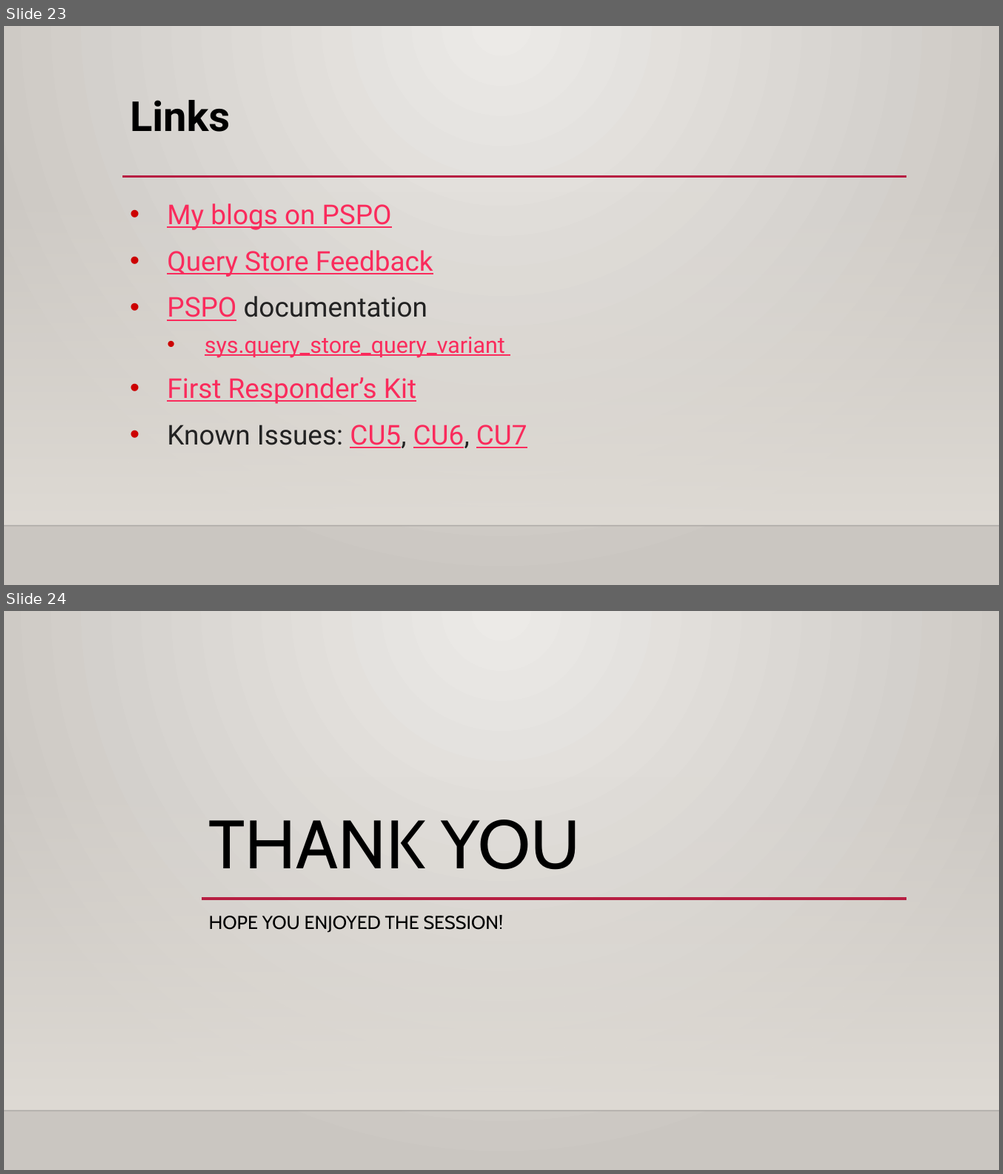
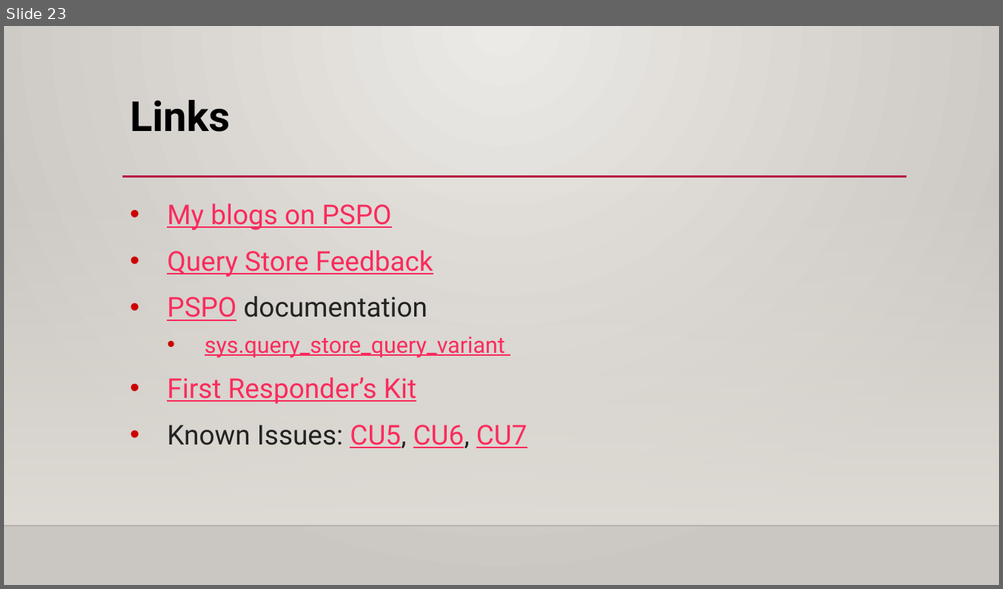
Before and after one commit to sqljared/PSPO-and-Query-Store, a slide deck: PSPO-QueryStore.pptx. Shown one above the other, each under a label of ours: slides 23 and 24 before the commit, slide 23 after it. The pictures are 1003x1174 and 1003x589 pixels, drawn with LibreOffice and Linux fonts; fonts in the diff are those of the drawing; background and template pictures are left out. Boxes give left, top, right and bottom in pixels: in the first picture for what was removed or moved away, otherwise in the second. Text is boxed around its words. In the diff, an @@ line names an element or a change of style, - is before the commit and + after.

```diff
--- a/PSPO-QueryStore.pptx
+++ b/PSPO-QueryStore.pptx
@@ slide 24 removed at [4,611,999,1170], background gradient #ECEAE7 to #CAC7C1; not listed: 2 template elements that a slide beside it also shows @@
@@ title removed at [209,820,580,870] @@
-THANK YOU
@@ line removed from (201, 899) to (906, 899) @@
@@ subtitle removed at [209,915,504,933] @@
-HOPE YOU ENJOYED THE SESSION!
```
Also in this commit, not shown: 1 slide added.
